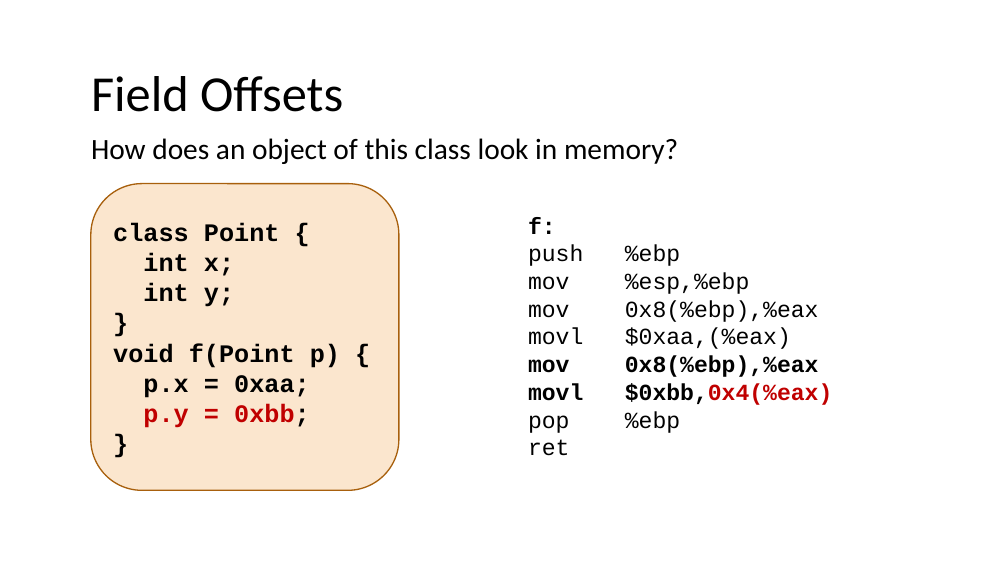
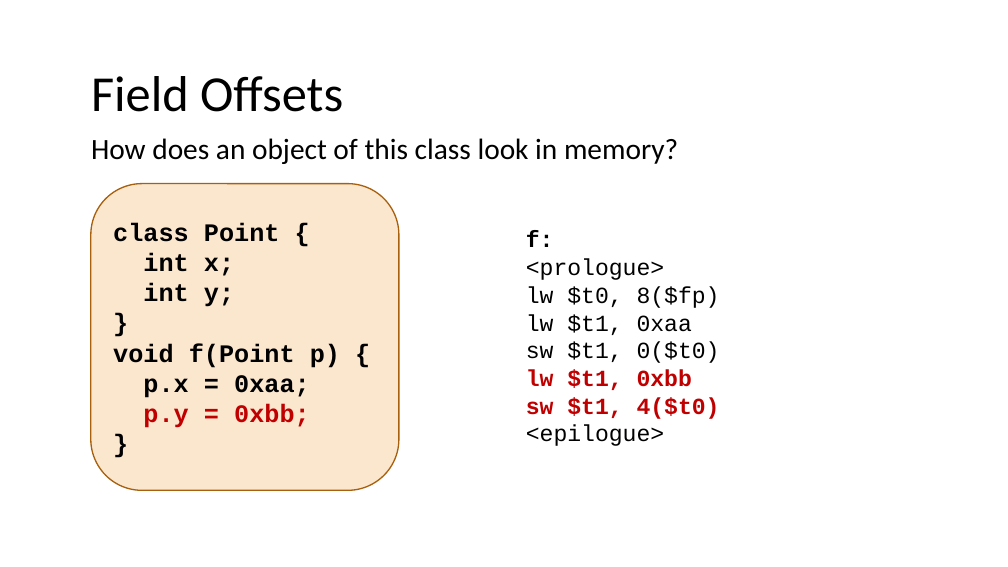
Before and after one commit to nivshani/compilation, a slide deck: slide 125 of new_slides/semantic.pptx (slide 123 before the commit). Drawn at 1008x567 pixels with LibreOffice and Linux fonts; fonts in the diff are those of the drawing. Boxes give left, top, right and bottom in pixels: in the first picture for what was removed or moved away, otherwise in the second. Text is boxed around its words. In the diff, an @@ line names an element or a change of style, - is before the commit and + after.

```diff
--- a/new_slides/semantic.pptx
+++ b/new_slides/semantic.pptx
@@ text "f:": place and size @@
-text "f:" at [528,217,833,433]
+text "f:" at [526,231,720,446]
@@ text at [526,258,720,446]: text changed @@
-push %ebp
-mov %esp,%ebp
-mov 0x8(%ebp),%eax
-movl $0xaa,(%eax)
-mov 0x8(%ebp),%eax
-movl $0xbb,0x4(%eax)
-pop %ebp
-ret
+<prologue>
+lw $t0, 8($fp)
+lw $t1, 0xaa
+sw $t1, 0($t0)
+lw $t1, 0xbb
+sw $t1, 4($t0)
+<epilogue>
@@ text in rounded rectangle at [143,404,310,428]: text colour #000000 to #C00000 in "0xbb;" @@
```
Also in this commit, not shown: 2 other slides changed, 15 slides added, 13 slides removed, 1 other file.
